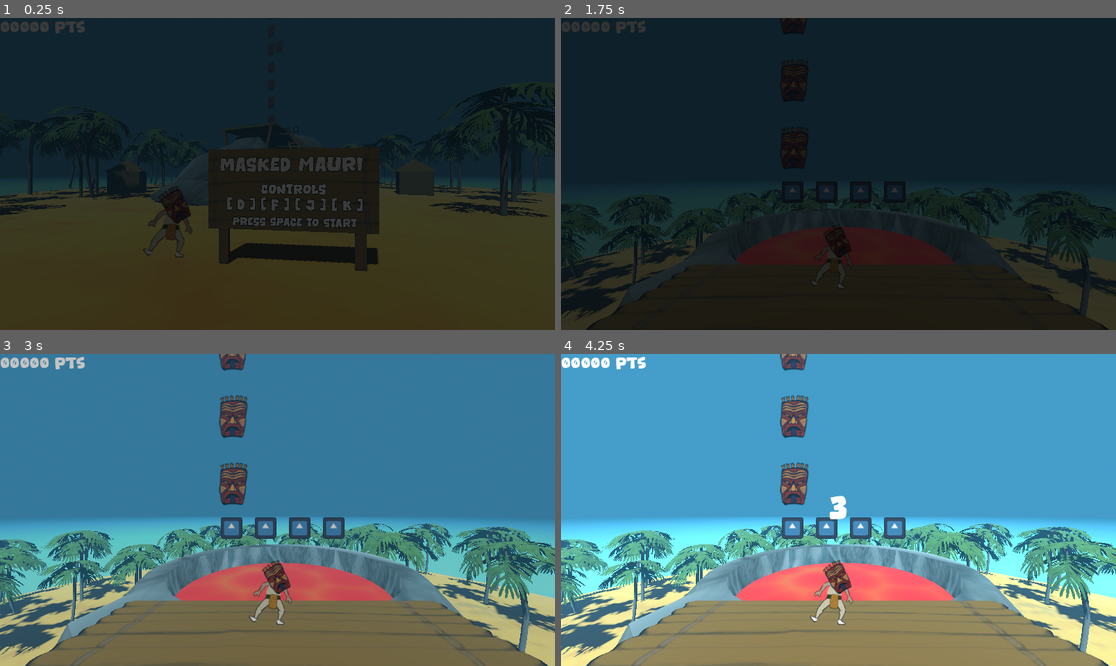
Above: before the commit, frames 1-4 (two rows, left to right).
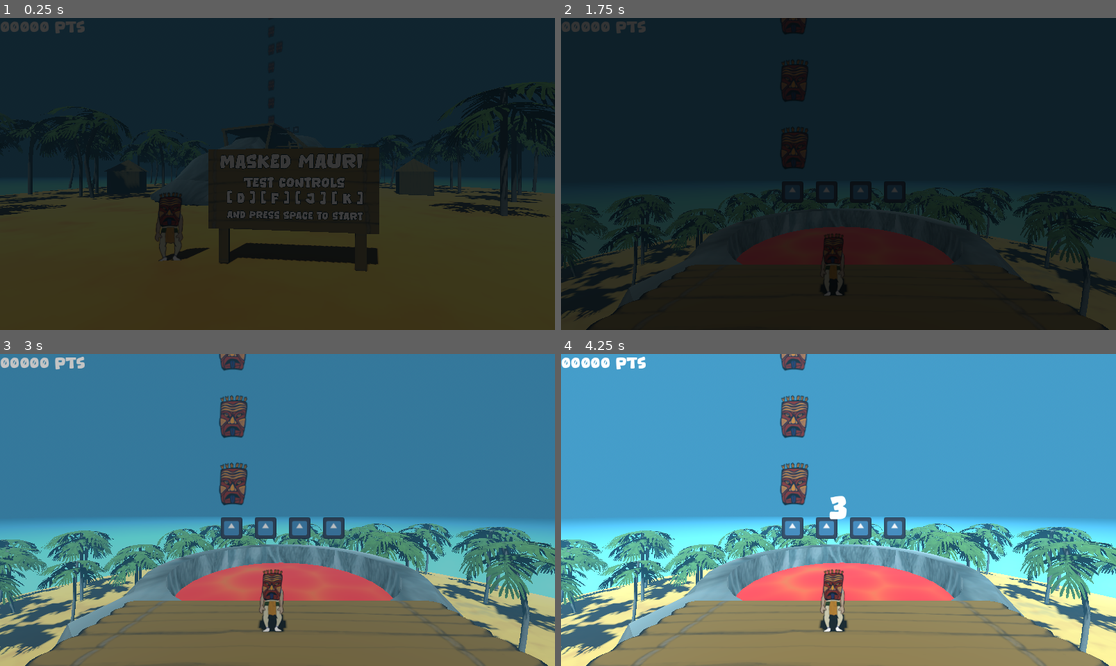
Above: after the commit, the same moments.

Repository: juhanakristian/ggj2026
Game: Godot game, scene res://scenes/main/main.tscn
Two runs of this game, one before a commit and one after it. Both use one fixed random seed, a clock stepped at 60 frames per second and the inputs below. The engine's default icon, where the game draws it, is replaced by a stand-in: a white triangle on a blue panel in a dark square. Sound files missing from this copy of the repository are replaced by a short silence.
Inputs:
- Up to frame 1 (0.25 s): no input
- Up to frame 2 (1.75 s): tap Enter (ui_accept) at 0.5, 0.77, 1.52 s
- Up to frame 3 (3 s): no input
- Up to frame 4 (4.25 s): tap Enter (ui_accept) at 3.02, 3.77 s

The runs differ from the first frame. In frame 1, 2.8% of the frame differs, in the area x 25-66%, y 43-78%; in frame 2, 0.3%; in frame 3, 0.9%; in frame 4, 1.0%.

Commit message:
Added shadow for dancer

Diff:
--- a/mauri/scenes/game/dancer/dancer.tscn
+++ b/mauri/scenes/game/dancer/dancer.tscn
@@ -8,4 +8,5 @@
 
 [node name="AnimatedSprite3D" type="AnimatedSprite3D" parent="." unique_id=1351860417]
 transform = Transform3D(1, 0, 0, 0, 1, 0, 0, 0, 1, 0, 0.90796924, 0)
+alpha_cut = 2
 sprite_frames = ExtResource("2_x4hem")
--- a/mauri/scenes/game/dancer/src/dancer.gd
+++ b/mauri/scenes/game/dancer/src/dancer.gd
@@ -6,7 +6,7 @@
 
 func _ready() -> void:
 	animated_sprite_3d.stop()
-	animated_sprite_3d.frame = 1
+	animated_sprite_3d.frame = 0
 
 func set_frame(frame : int):
 	#print("Dancer::set_frame -> prev:%s new:%s" % [animated_sprite_3d.frame, frame])
--- a/mauri/scenes/game/game.tscn
+++ b/mauri/scenes/game/game.tscn
@@ -34,7 +34,7 @@
 visible = false
 
 [node name="Dancer" parent="." unique_id=898125721 instance=ExtResource("5_2a8rs")]
-transform = Transform3D(0.615, 0, 0, 0, 0.615, 0, 0, 0, 0.615, -0.43970823, 12.875289, 7.204897)
+transform = Transform3D(0.615, 0, 0, 0, 0.615, 0, 0, 0, 0.615, -0.43970823, 12.679615, 7.204897)
 
 [node name="NoteContainer" type="Node3D" parent="." unique_id=1980913338]
 transform = Transform3D(1, 0, 0, 0, 1, 0, 0, 0, 1, -3, 14.35601, 0.13668895)
--- a/mauri/scenes/main/main.tscn
+++ b/mauri/scenes/main/main.tscn
@@ -23,7 +23,7 @@
 transform = Transform3D(0.9038662, 0, 0.4278154, 0, 1, 0, -0.4278154, 0, 0.9038662, 17.840939, 5, 40.5995)
 
 [node name="Label3D" type="Label3D" parent="." unique_id=626493288]
-transform = Transform3D(0.9443591, 0, 0.32891607, 0, 1, 0, -0.32891607, 0, 0.9443591, 15.388622, 5.318195, 34.576096)
+transform = Transform3D(0.9443591, 0, 0.32891607, 0, 1, 0, -0.32891607, 0, 0.9443591, 15.388622, 5.415301, 34.576096)
 modulate = Color(0.9392401, 0.9269068, 0.92312264, 1)
 text = "Masked mauri
 "
@@ -31,8 +31,8 @@
 font_size = 112
 
 [node name="Label3D2" type="Label3D" parent="." unique_id=398725326]
-transform = Transform3D(0.9333613, 0, 0.35893816, 0, 1, 0, -0.35893816, 0, 0.9333613, 15.539572, 4.2787857, 34.576096)
-text = "Controls
+transform = Transform3D(0.9333613, 0, 0.35893816, 0, 1, 0, -0.35893816, 0, 0.9333613, 15.539572, 4.491199, 34.576096)
+text = "Test Controls
 [ D ] [ F ] [ J ] [ K ]"
 font = ExtResource("6_ow5a4")
 font_size = 77
@@ -53,12 +53,12 @@
 metadata/_custom_type_script = "uid://cohe14cnx3vw5"
 
 [node name="Dancer" parent="NoteController" unique_id=898125721 instance=ExtResource("9_a8run")]
-transform = Transform3D(0.8660255, 0, 0.5, 0, 1, 0, -0.5, 0, 0.8660255, 11.3486595, 2.415337, 35.77478)
+transform = Transform3D(0.8660255, 0, 0.5, 0, 1, 0, -0.5, 0, 0.8660255, 11.3486595, 2.2402246, 35.77478)
 
 [node name="Label3D3" type="Label3D" parent="." unique_id=1991079546]
-transform = Transform3D(0.9333613, 0, 0.35893816, 0, 1, 0, -0.35893816, 0, 0.9333613, 15.539572, 3.4844127, 34.576096)
-text = "press space to start"
+transform = Transform3D(0.9333613, 0, 0.35893816, 0, 1, 0, -0.35893816, 0, 0.9333613, 15.539572, 3.6981344, 34.576096)
+text = "and press space to start"
 font = ExtResource("6_ow5a4")
-font_size = 64
+font_size = 58
 
 [connection signal="note_mask_updated" from="NoteController" to="NoteController/Dancer" method="_on_note_mask_updated"]
--- a/mauri/scenes/tests/dancer_test/dancer_test.tscn
+++ b/mauri/scenes/tests/dancer_test/dancer_test.tscn
@@ -3,6 +3,7 @@
 [ext_resource type="Script" uid="uid://cohe14cnx3vw5" path="res://scenes/game/controller/note_controller.gd" id="1_7etse"]
 [ext_resource type="Script" uid="uid://ryj2b010ictv" path="res://scenes/tests/dancer_test/dancer_test.gd" id="1_w8ine"]
 [ext_resource type="PackedScene" uid="uid://cab1knnj3r7e6" path="res://scenes/game/dancer/dancer.tscn" id="2_w8ine"]
+[ext_resource type="Material" uid="uid://d3rdu7ahbcx1m" path="res://assets/environment/materials/sand_material/sand_material.tres" id="4_s3tgq"]
 
 [sub_resource type="ProceduralSkyMaterial" id="ProceduralSkyMaterial_s3tgq"]
 sky_horizon_color = Color(0.66224277, 0.6717428, 0.6867428, 1)
@@ -15,6 +16,12 @@
 background_mode = 2
 sky = SubResource("Sky_f83dx")
 tonemap_mode = 2
+
+[sub_resource type="PlaneMesh" id="PlaneMesh_f83dx"]
+material = ExtResource("4_s3tgq")
+size = Vector2(25, 25)
+
+[sub_resource type="BoxMesh" id="BoxMesh_0e2fk"]
 
 [node name="DancerTest" type="Node3D" unique_id=256278924]
 script = ExtResource("1_w8ine")
@@ -31,6 +38,7 @@
 metadata/_custom_type_script = "uid://cohe14cnx3vw5"
 
 [node name="Dancer" parent="." unique_id=898125721 instance=ExtResource("2_w8ine")]
+transform = Transform3D(1, 0, 0, 0, 1, 0, 0, 0, 1, 0, 0.33894205, 0)
 
 [node name="Camera3D" type="Camera3D" parent="." unique_id=1153986489]
 transform = Transform3D(1, 0, 0, 0, 1, 0, 0, 0, 1, 0, 1, 4)
@@ -45,6 +53,14 @@
 scroll_active = false
 scroll_following = true
 
+[node name="MeshInstance3D" type="MeshInstance3D" parent="." unique_id=1420134816]
+transform = Transform3D(1, 0, 0, 0, 1, 0, 0, 0, 1, -0.004298687, 0.030687094, -0.048339605)
+mesh = SubResource("PlaneMesh_f83dx")
+
+[node name="MeshInstance3D2" type="MeshInstance3D" parent="." unique_id=1643187033]
+transform = Transform3D(1, 0, 0, 0, 1, 0, 0, 0, 1, -1.7333132, 1.0774038, 0)
+mesh = SubResource("BoxMesh_0e2fk")
+
 [connection signal="note_mask_updated" from="NoteController" to="." method="_on_note_controller_note_mask_updated"]
 [connection signal="note_mask_updated" from="NoteController" to="Dancer" method="_on_note_mask_updated"]
 [connection signal="note_pressed" from="NoteController" to="." method="_on_note_controller_note_pressed"]
